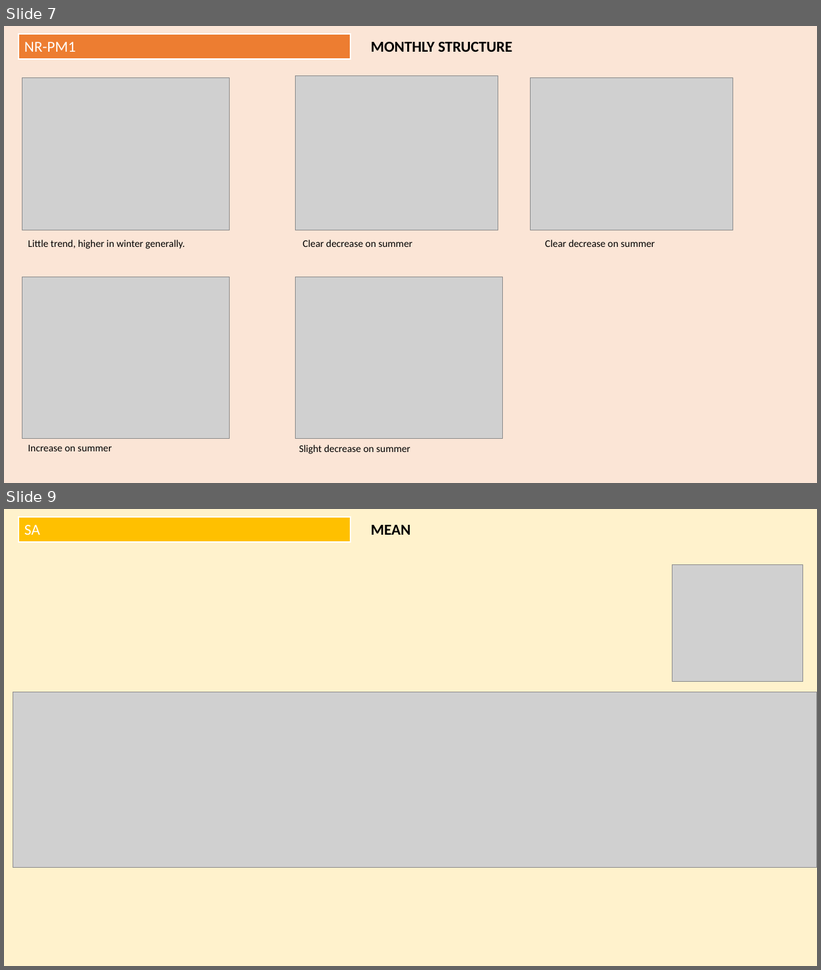
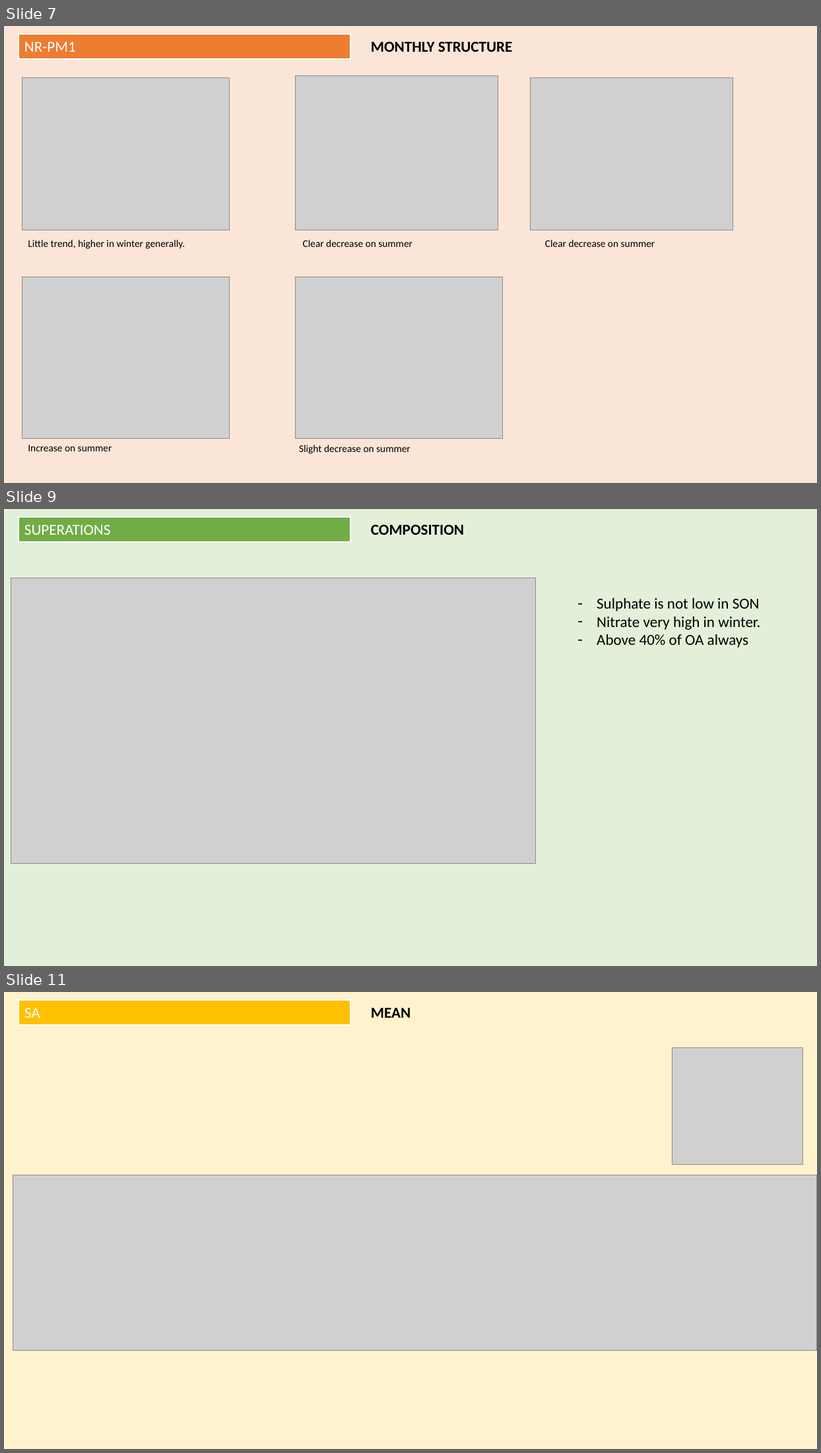
Before and after one commit to martavia0/All_Treatment, a slide deck: Plots.pptx. Shown one above the other, each under a label of ours: slides 7 and 9 before the commit, slides 7, 9 and 11 after it; the slides between them are not shown. The pictures are 821x970 and 821x1453 pixels, drawn with LibreOffice and Linux fonts; fonts in the diff are those of the drawing; grey boxes stand for pictures. Boxes give left, top, right and bottom in pixels: in the first picture for what was removed or moved away, otherwise in the second. Text is boxed around its words. In the diff, an @@ line names an element or a change of style, - is before the commit and + after.

```diff
--- a/Plots.pptx
+++ b/Plots.pptx
@@ slide 9 added at (x1=4, y1=509, x2=817, y2=966), background #E2F0D9 @@
@@ rectangle added at (x1=19, y1=517, x2=350, y2=541), fill #70AD47, outline #FFFFFF 1.5 pt, 18 pt, text #FFFFFF @@
+SUPERATIONS
@@ text added at (x1=371, y1=525, x2=464, y2=535), 18 pt, text #000000, bold @@
+COMPOSITION
@@ picture added at (x1=11, y1=578, x2=536, y2=864) @@
@@ text added at (x1=597, y1=598, x2=760, y2=648), 18 pt, text #000000 @@
+– Sulphate is not low in SON
+– Nitrate very high in winter.
+– Above 40% of OA always
@@ what was slide 9 is now slide 11 @@
```
Also in this commit, not shown: 1 slide changed, 7 other slides added, 1 other file.
